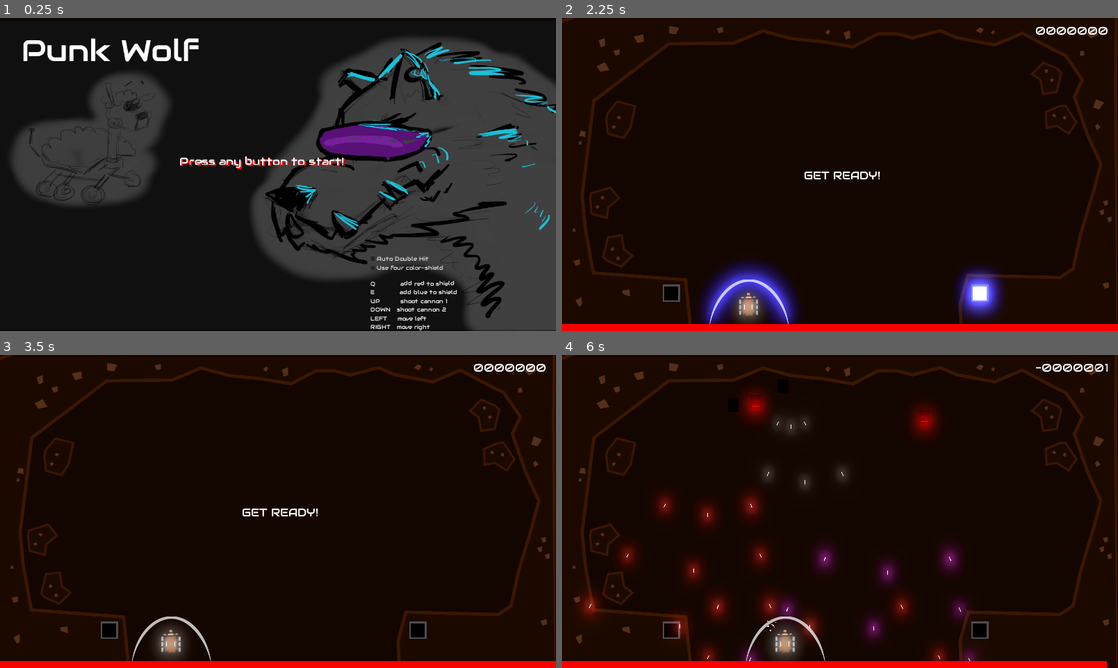
Above: before the commit, frames 1-4 (two rows, left to right).
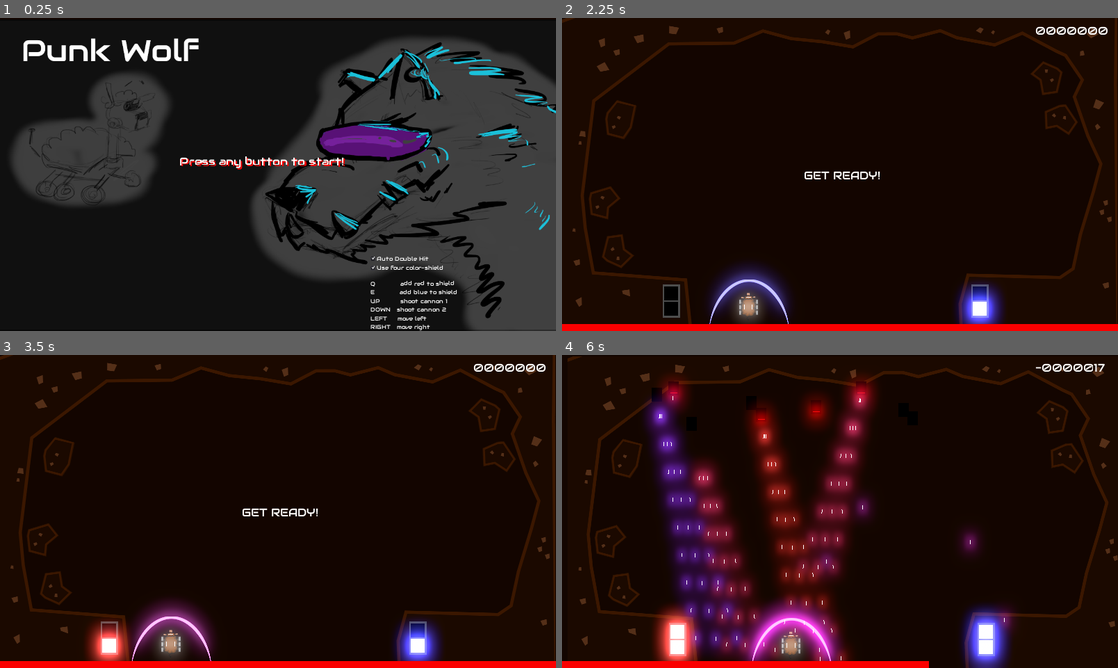
Above: after the commit, the same moments.

Repository: GameDrivenDesign/punk-wolf
Game: Godot game, scene res://scenes/newgame.tscn
Two runs of this game, one before a commit and one after it. Both use one fixed random seed, a clock stepped at 60 frames per second and the inputs below. Sound files missing from this copy of the repository are replaced by a short silence.
Inputs:
- Up to frame 1 (0.25 s): no input
- Up to frame 2 (2.25 s): click "Auto Double Hit" at 0.5 s; click "Use four color-shield" at 1.25 s; tap Enter at 2 s; hold Right (ui_right) from 2.03 s (still down); hold E (shield_blue) from 2.03 s (still down)
- Up to frame 3 (3.5 s): release Right (ui_right) at 2.78 s; release E (shield_blue) at 2.78 s; hold Left (ui_left) from 2.78 s (still down); tap Q (shield_red) at 2.85 s
- Up to frame 4 (6 s): release Left (ui_left) at 3.53 s; hold Right (ui_right) 3.53-5.03 s; tap Up (shoot_0) at 3.6 s; tap Down (shoot_1) at 4.35 s; hold E (shield_blue) 5.03-5.78 s; hold Left (ui_left) from 5.03 s (still down); tap Q (shield_red) at 5.85 s

The runs differ from the first frame. In frame 1, less than 0.1% of the frame differs, in the area x 66-80%, y 76-81%; in frame 2, 3.7%; in frame 3, 3.6%; in frame 4, 31%, in the area x 0-100%, y 0-100%.

Commit message:
change projectile color periodically in stage 4

Diff:
--- a/game.gd
+++ b/game.gd
@@ -14,7 +14,7 @@
 const LOOP_DURATION = 2 #s, every loop has the same length
 
 func _ready():
-	stage_count = 0
+	stage_count = 4
 	next_stage()
 	var err = $Sheep.connect("hit", self, "sheep_hit")
 	if (err != OK):
@@ -121,6 +121,7 @@
 			e.shoot_spawn_interval = 0.1
 			e.position.x = Global.PADDING_HORIZONTAL.x + positions[i]
 			e.color = colors[i]
+			e.set_color_change_timeout(5)
 	else:
 		gameover()
 
--- a/global.gd
+++ b/global.gd
@@ -10,15 +10,20 @@
 const r = Color(4, 1, 1)
 const rb = Color(3.5, 1, 3.5)
 
-var useFourColors = false
-var useAutoCrits = false
+var useFourColors = true
+var useAutoCrits = true
 
 const _rrb = Color(4, 1, 2)
 const _rbb = Color(2.5, 1, 4.5)
 var rbb = _rbb setget ,get_rbb
 var rrb = _rrb setget ,get_rrb
 
-var PROJECTILE_COLORS = [r, b, rb, rrb, rbb]
+
+# var PROJECTILE_COLORS = [r, b, rb, rrb, rbb]
+var PROJECTILE_COLORS setget ,_get_projectile_colors
+
+func _get_projectile_colors():
+	return [w, r, b, rb] if useFourColors else [r, b, rb, rrb, rbb]
 
 func get_rbb():
 	return w if useFourColors else _rbb
--- a/wolf/wolf.gd
+++ b/wolf/wolf.gd
@@ -20,12 +20,18 @@
 #var color_index: int = randi() % 5
 var color: Color = Global.rb
 var short_time: float = 0
+var color_change_timemout = INF #in seconds
+var color_change_time = 0
 
 func _ready():
 	current_spawn = randf() * 3
 	to_right = true if randf() > 0.5 else false
 	position_right = get_viewport_rect().size.x - Global.PADDING_HORIZONTAL.y
 	position_left = Global.PADDING_HORIZONTAL.x
+
+func set_color_change_timeout(timeout):
+	color_change_timemout = timeout
+	color_change_time = 0
 
 func change_hitpoints(num):
 	max_hitpoints = num
@@ -41,6 +47,11 @@
 	if position_right <= position.x || position_left >= position.x:
 		to_right = not to_right
 
+	color_change_time += delta
+	if color_change_time >= color_change_timemout:
+		change_projectile_color()
+		color_change_time = 0
+
 	current_spawn += delta
 	short_time += delta
 	if current_spawn >= shoot_long_interval:
@@ -55,6 +66,9 @@
 				spawn_projectile().rotation_degrees = shoot_spread_angle
 				spawn_projectile().rotation_degrees = -shoot_spread_angle
 			$LaserPlayer.play()
+
+func change_projectile_color():
+	color = Global.PROJECTILE_COLORS[randi() % len(Global.PROJECTILE_COLORS)]
 
 func spawn_projectile():
 	var projectile = preload("res://projectiles/Projectile.tscn").instance()
